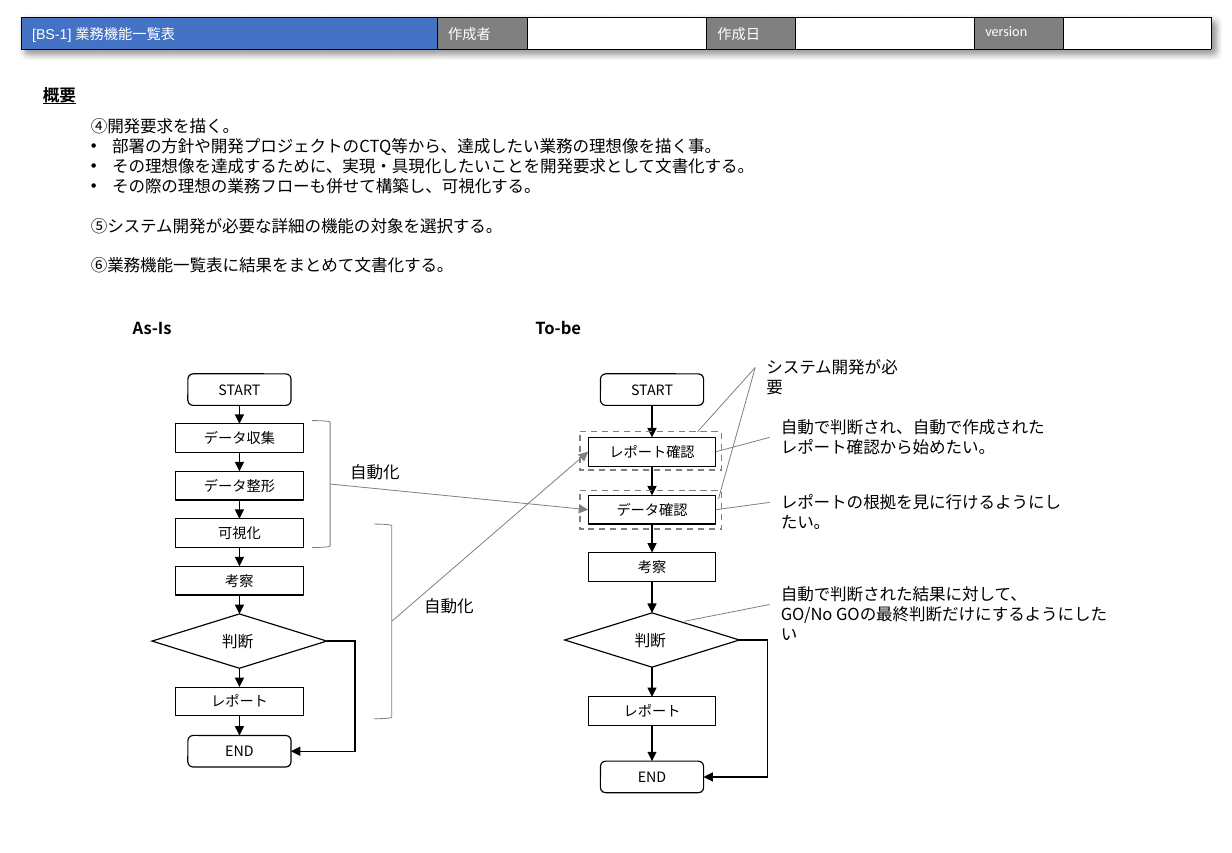
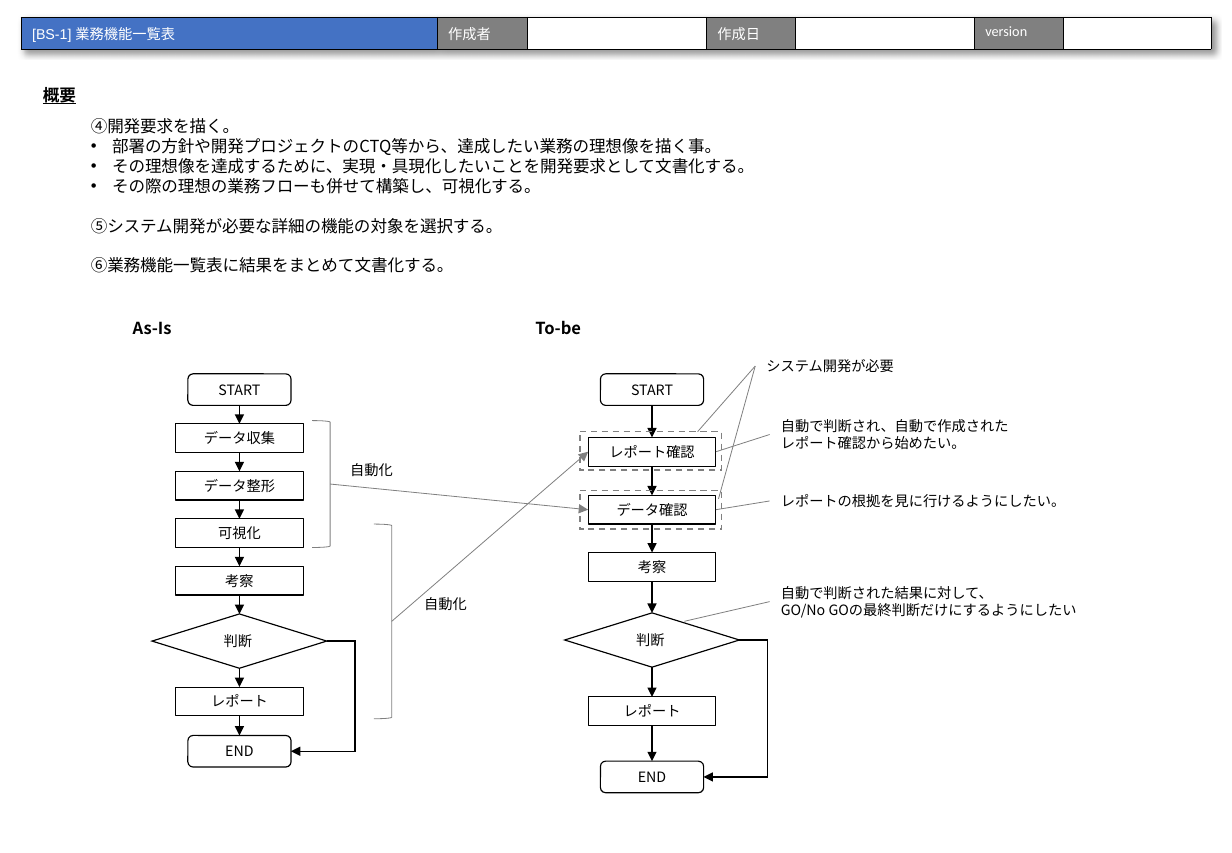
Before and after one commit to urayukitaka/Dev_process_paper, a slide deck: slide 7 of AI_sysytem_dev_process_study.pptx. Drawn at 1232x853 pixels with LibreOffice and Linux fonts; fonts in the diff are those of the drawing. Boxes give left, top, right and bottom in pixels: in the first picture for what was removed or moved away, otherwise in the second. Text is boxed around its words. In the diff, an @@ line names an element or a change of style, - is before the commit and + after.

```diff
--- a/AI_sysytem_dev_process_study.pptx
+++ b/AI_sysytem_dev_process_study.pptx
@@ line moved from (717, 452) - (770, 438) to (717, 452) - (770, 435) @@
@@ size 10.5 to 9 pt in 6 elements at (x1=781, y1=494, x2=1065, y2=507), (x1=766, y1=359, x2=894, y2=372), (x1=781, y1=586, x2=1077, y2=618), (x1=781, y1=419, x2=1009, y2=449), (x1=424, y1=597, x2=467, y2=610), (x1=350, y1=463, x2=393, y2=476) @@
@@ diamond "判断" at (x1=152, y1=614, x2=328, y2=669): size 10 to 9 pt @@
@@ diamond "判断" at (x1=565, y1=613, x2=741, y2=668): size 10 to 9 pt @@
@@ line moved from (685, 621) - (770, 605) to (685, 621) - (770, 602) @@
```
Also in this commit, not shown: 5 other slides changed.
